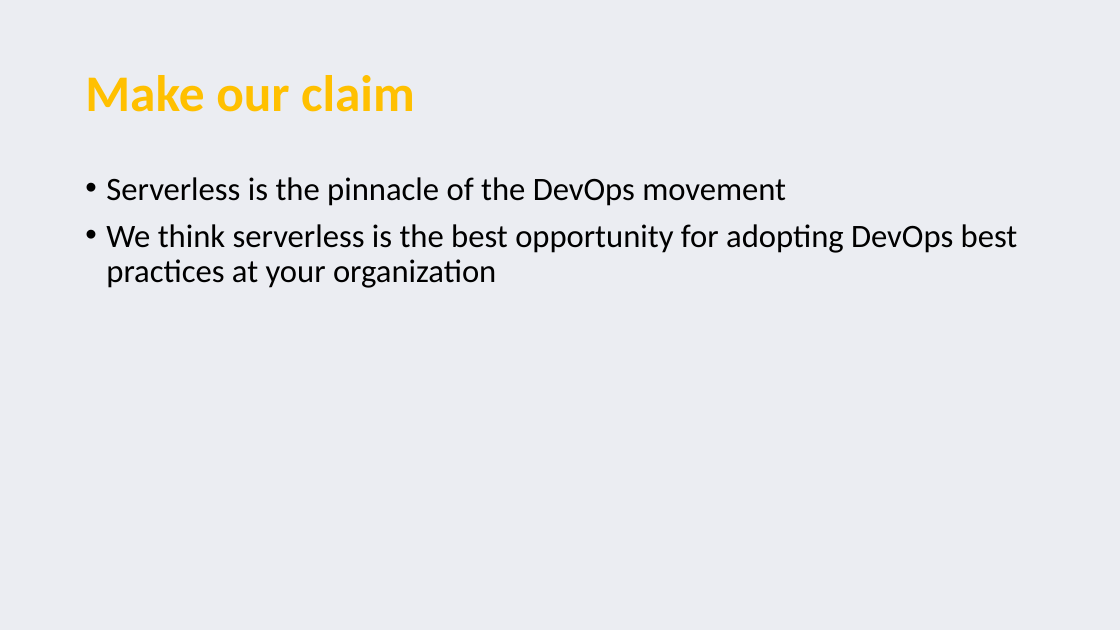
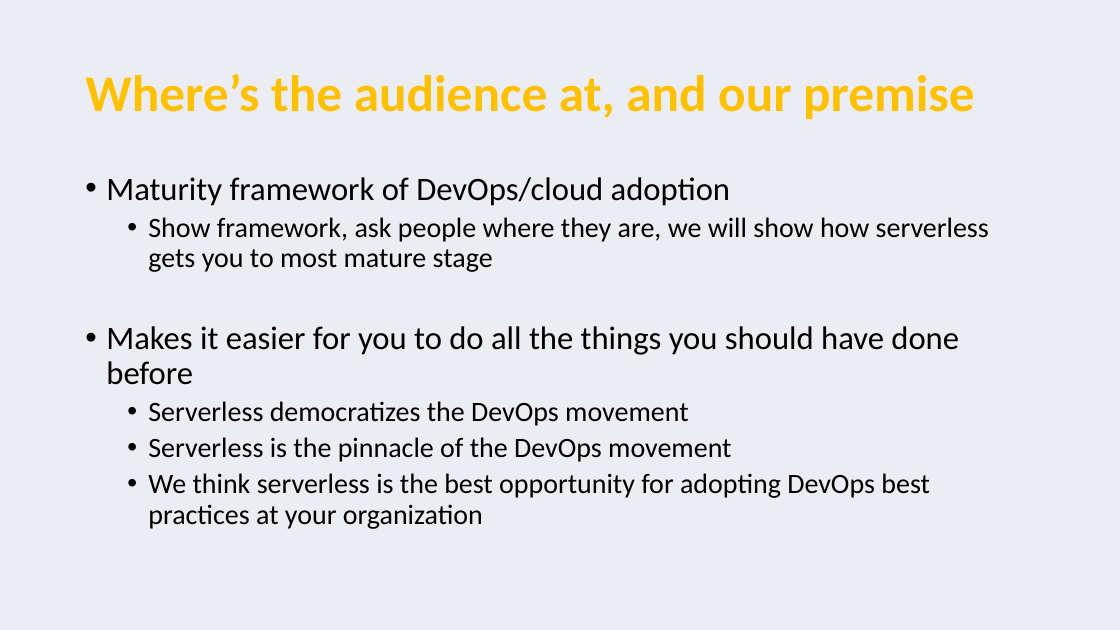
Before and after one commit to serverless-perspectives/pariveda-perspective, a slide deck: slide 3 of Serverless perspectives.pptx (slide 2 before the commit). Drawn at 1120x630 pixels with LibreOffice and Linux fonts; fonts in the diff are those of the drawing. Boxes give left, top, right and bottom in pixels: in the first picture for what was removed or moved away, otherwise in the second. Text is boxed around its words. In the diff, an @@ line names an element or a change of style, - is before the commit and + after.

```diff
--- a/Serverless perspectives.pptx
+++ b/Serverless perspectives.pptx
@@ title at box(85, 74, 975, 119): text changed @@
-Make our claim
+Where’s the audience at, and our premise
@@ text at box(106, 177, 989, 426): paragraphs added @@
+• Maturity framework of DevOps/cloud adoption
+  • Show framework, ask people where they are, we will show how serverless gets you to most mature stage
+• Makes it easier for you to do all the things you should have done before
+  • Serverless democratizes the DevOps movement
@@ text at box(148, 437, 930, 529): size 28 to 24 pt in "Serverless is the pinnacle of the DevOps ...", "We think serverless is the best opportunity ..."; list level 1 to 2 in "Serverless is the pinnacle of ..."; list level 1 to 2 in "We think serverless is the ..." @@
```
Also in this commit, not shown: 2 slides added, 1 other file.
